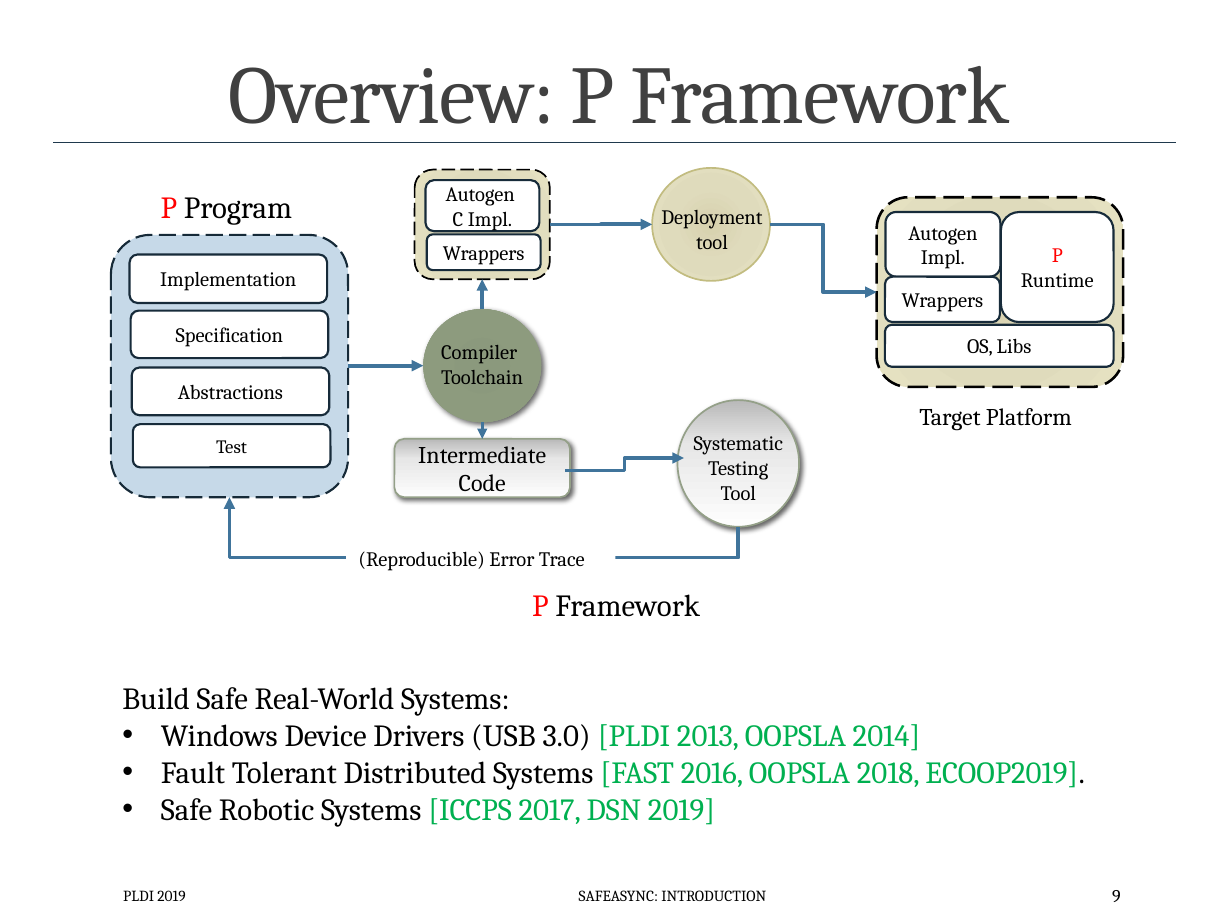
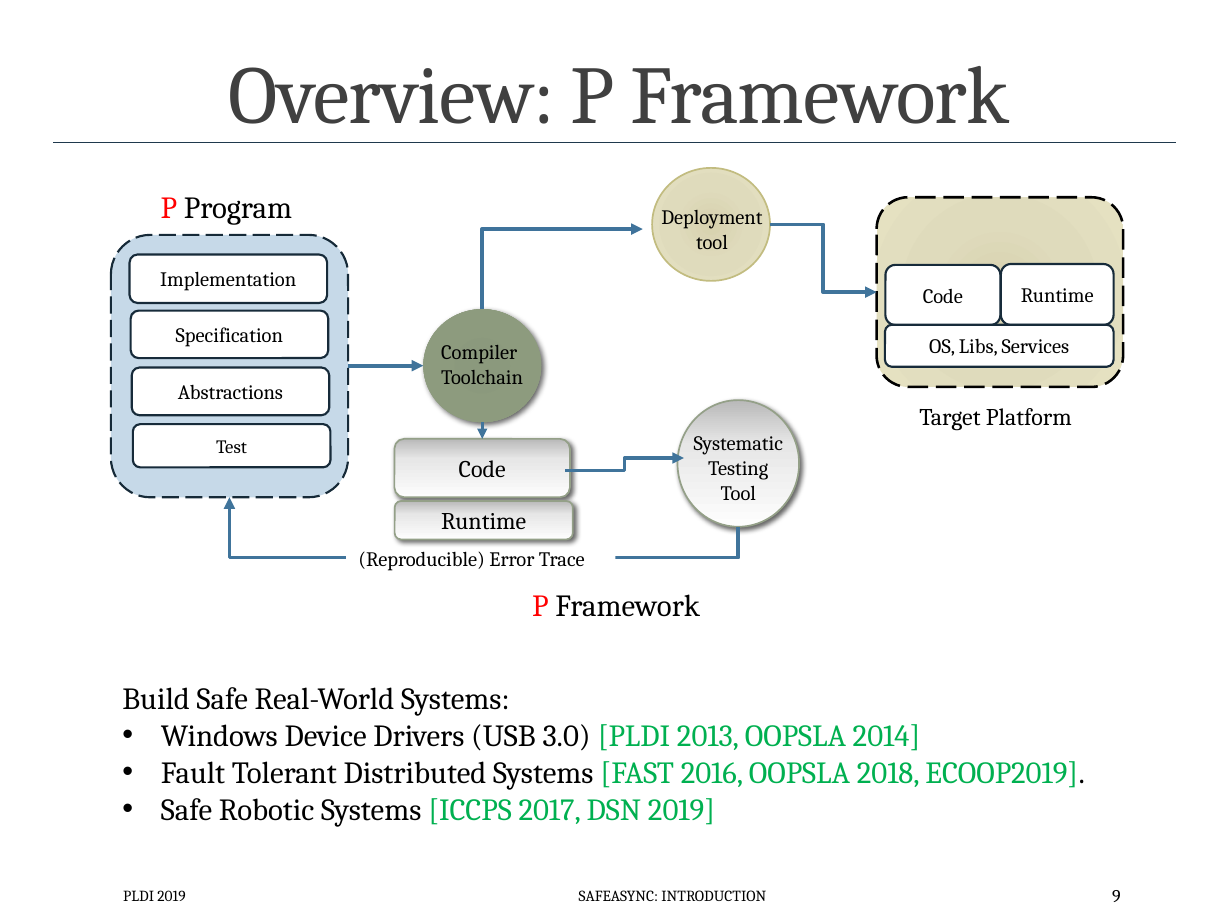
Before and after one commit to p-org/plditutorial, a slide deck: slide 9 of Presentations/1 - Introduction.pptx. Drawn at 1232x924 pixels with LibreOffice and Linux fonts; fonts in the diff are those of the drawing. Boxes give left, top, right and bottom in pixels: in the first picture for what was removed or moved away, otherwise in the second. Text is boxed around its words. In the diff, an @@ line names an element or a change of style, - is before the commit and + after.

```diff
--- a/Presentations/1 - Introduction.pptx
+++ b/Presentations/1 - Introduction.pptx
@@ rounded rectangle removed at [415,170,551,280] @@
@@ rounded rectangle removed at [425,180,538,230] @@
-Autogen C Impl.
@@ rounded rectangle removed at [426,234,540,270] @@
-Wrappers
@@ elbow arrow added from (482, 309) to (643, 229), #3F739B 2.25 pt @@
@@ elbow arrow removed from (549, 224) to (652, 224) @@
@@ rounded rectangle "Code": place and size @@
-rounded rectangle "Code" at [886,212,1000,277]
+rounded rectangle "Code" at [886,265,1000,325]
@@ rounded rectangle "Runtime": place and size @@
-rounded rectangle "Runtime" at [1000,212,1112,322]
+rounded rectangle "Runtime" at [1000,264,1112,325]
@@ text in rounded rectangle at [1052,248,1063,262]: paragraph removed @@
-P
@@ elbow arrow removed from (482, 309) to (482, 280) @@
@@ rounded rectangle removed at [885,277,999,323] @@
-Wrappers
@@ text in rounded rectangle at [923,289,963,303]: text changed @@
-Autogen Impl.
+Code
@@ text in rounded rectangle at [929,339,1069,356]: text changed @@
-OS, Libs
+OS, Libs, Services
@@ text in rounded rectangle at [459,460,506,477]: text changed @@
-Intermediate Code
+Code
@@ rounded rectangle added at [394,501,573,540], fill gradient #FEFEFE to #E7E7E7 to #B9B9B9, outline #94A088 1 pt, 14 pt, text #000000 @@
+Runtime
@@ rectangle "(Reproducible) Error Trace": place and size @@
-rectangle "(Reproducible) Error Trace" at [358,551,585,571]
+rectangle "(Reproducible) Error Trace" at [346,540,616,577]
```
Also in this commit, not shown: 8 other slides changed.
